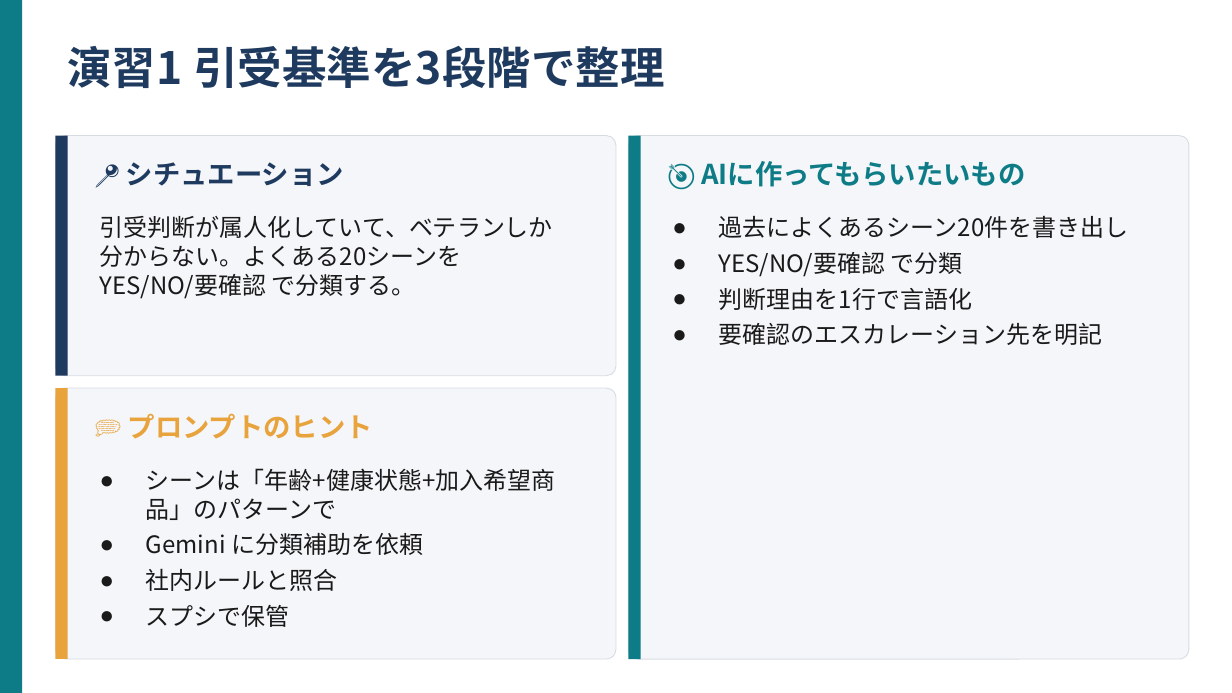
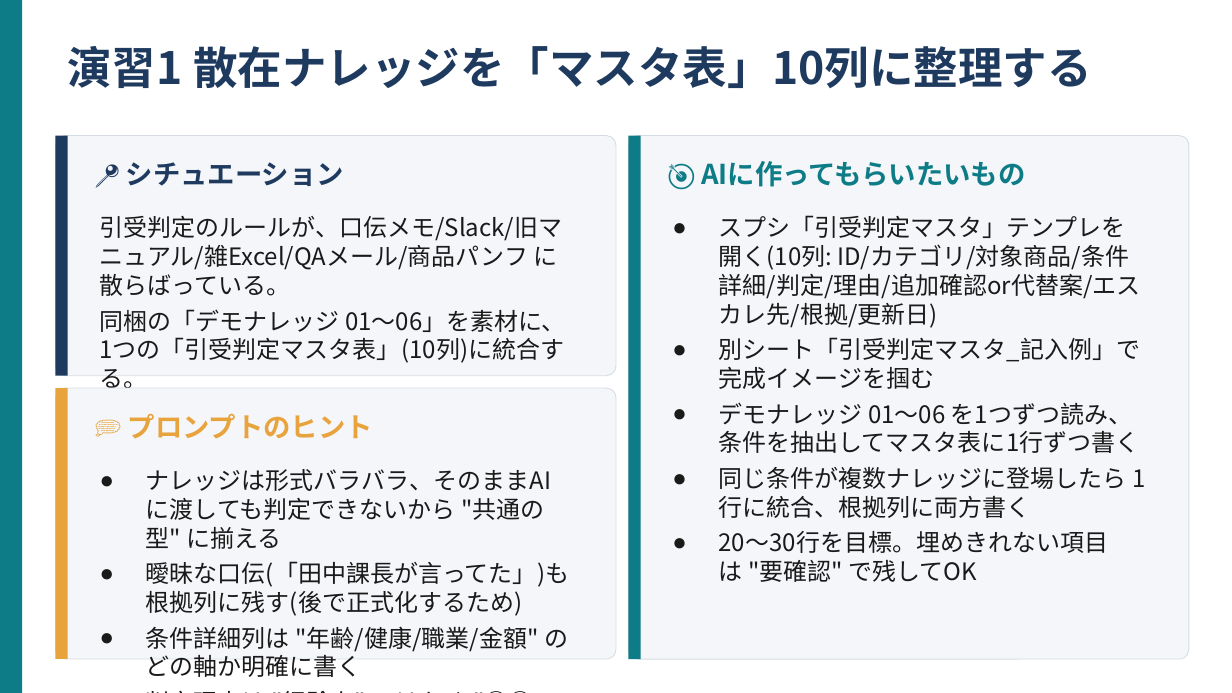
Before and after one commit to kana-story-321/github.io, a slide deck: slide 4 of lecture_pptx/out/s15/ワーク01.pptx. Drawn at 1232x693 pixels with LibreOffice and Linux fonts; fonts in the diff are those of the drawing. Boxes give left, top, right and bottom in pixels: in the first picture for what was removed or moved away, otherwise in the second. Text is boxed around its words. In the diff, an @@ line names an element or a change of style, - is before the commit and + after.

```diff
--- a/lecture_pptx/out/s15/ワーク01.pptx
+++ b/lecture_pptx/out/s15/ワーク01.pptx
@@ text at (68,46,1092,88): text changed @@
-演習1 引受基準を3段階で整理
+演習1 散在ナレッジを「マスタ表」10列に整理する
@@ text at (100,216,566,439): text changed @@
-引受判断が属人化していて、ベテランしか分からない。よくある20シーンを YES/NO/要確認 で分類する。
+引受判定のルールが、口伝メモ/Slack/旧マニュアル/雑Excel/QAメール/商品パンフ に散らばっている。
+同梱の「デモナレッジ 01〜06」を素材に、1つの「引受判定マスタ表」(10列)に統合する。
+完成イメージは 別シート「引受判定マスタ_記入例」(25行) に用意。
@@ text at (719,215,1141,582): text changed @@
-● 過去によくあるシーン20件を書き出し
-● YES/NO/要確認 で分類
-● 判断理由を1行で言語化
-● 要確認のエスカレーション先を明記
+● スプシ「引受判定マスタ」テンプレを開く(10列: ID/カテゴリ/対象商品/条件詳細/判定/理由/追加確認or代替案/エスカレ先/根拠/更新日)
+● 別シート「引受判定マスタ_記入例」で完成イメージを掴む
+● デモナレッジ 01〜06 を1つずつ読み、条件を抽出してマスタ表に1行ずつ書く
+● 同じ条件が複数ナレッジに登場したら 1行に統合、根拠列に両方書く
+● 20〜30行を目標。埋めきれない項目は "要確認" で残してOK
@@ text at (146,469,569,677): text changed @@
-● シーンは「年齢+健康状態+加入希望商品」のパターンで
-● Gemini に分類補助を依頼
-● 社内ルールと照合
-● スプシで保管
+● ナレッジは形式バラバラ、そのままAIに渡しても判定できないから "共通の型" に揃える
+● 曖昧な口伝(「田中課長が言ってた」)も根拠列に残す(後で正式化するため)
+● 条件詳細列は "年齢/健康/職業/金額" のどの軸か明確に書く
+● 判定理由は "経験上" ではなく "○○のため" と1文で
```
Also in this commit, not shown: 7 other slides changed, 13 other files.
